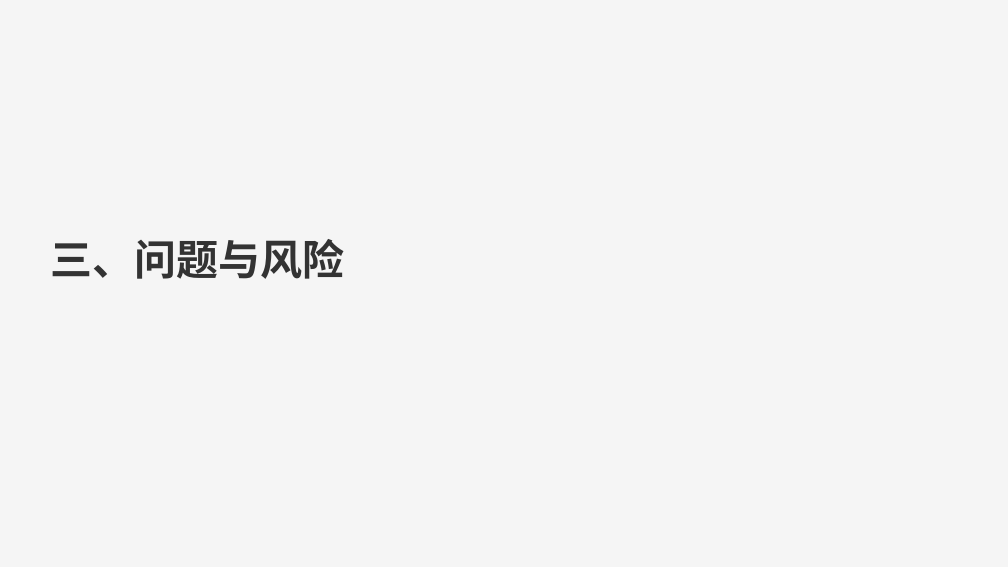
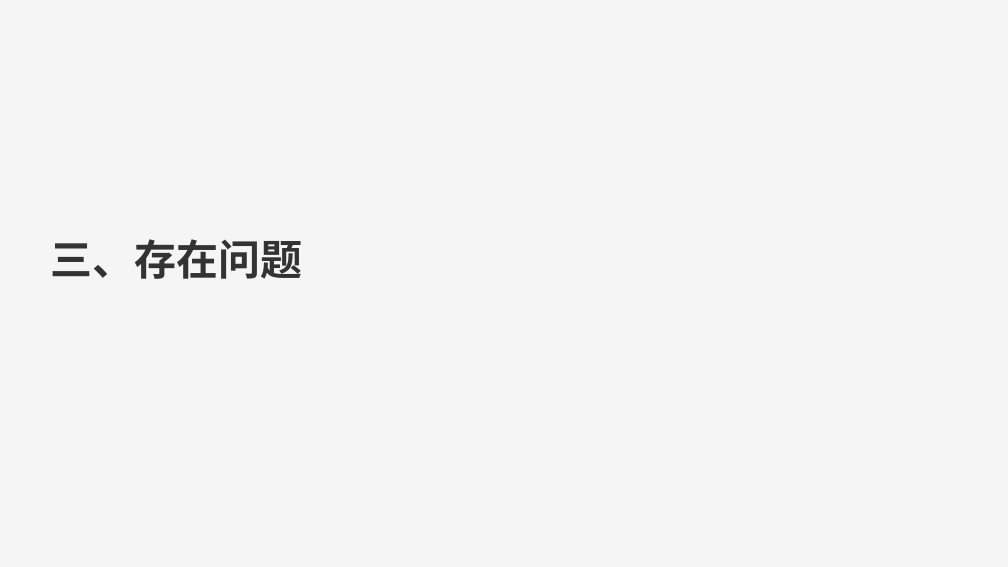
Before and after one commit to 543229143/ai_study, a slide deck: slide 14 of 26/2026年中汇报-研发部-账务组-赵鑫.pptx (slide 11 before the commit). Drawn at 1008x567 pixels with LibreOffice and Linux fonts; fonts in the diff are those of the drawing. Boxes give left, top, right and bottom in pixels: in the first picture for what was removed or moved away, otherwise in the second. Text is boxed around its words. In the diff, an @@ line names an element or a change of style, - is before the commit and + after.

```diff
--- a/26/2026年中汇报-研发部-账务组-赵鑫.pptx
+++ b/26/2026年中汇报-研发部-账务组-赵鑫.pptx
@@ text at bbox=[50, 239, 302, 279]: text changed @@
-三、问题与风险
+三、存在问题
```
Also in this commit, not shown: 6 other slides changed, 13 slides added, 11 slides removed, 5 other files.
